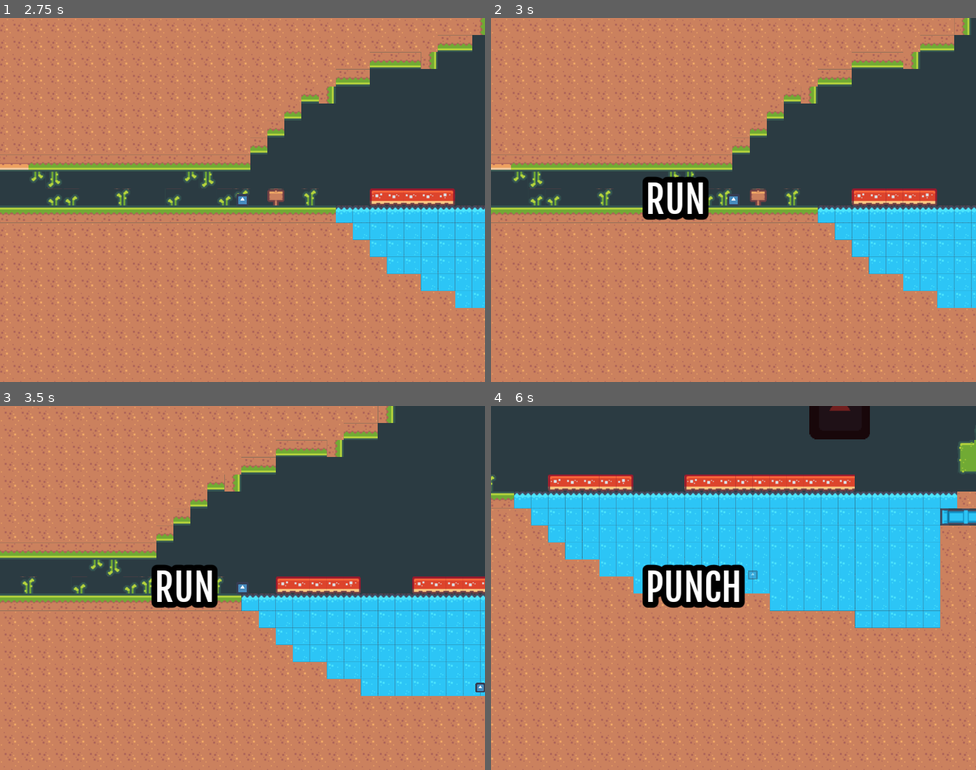
Above: before the commit, frames 1-4 (two rows, left to right).
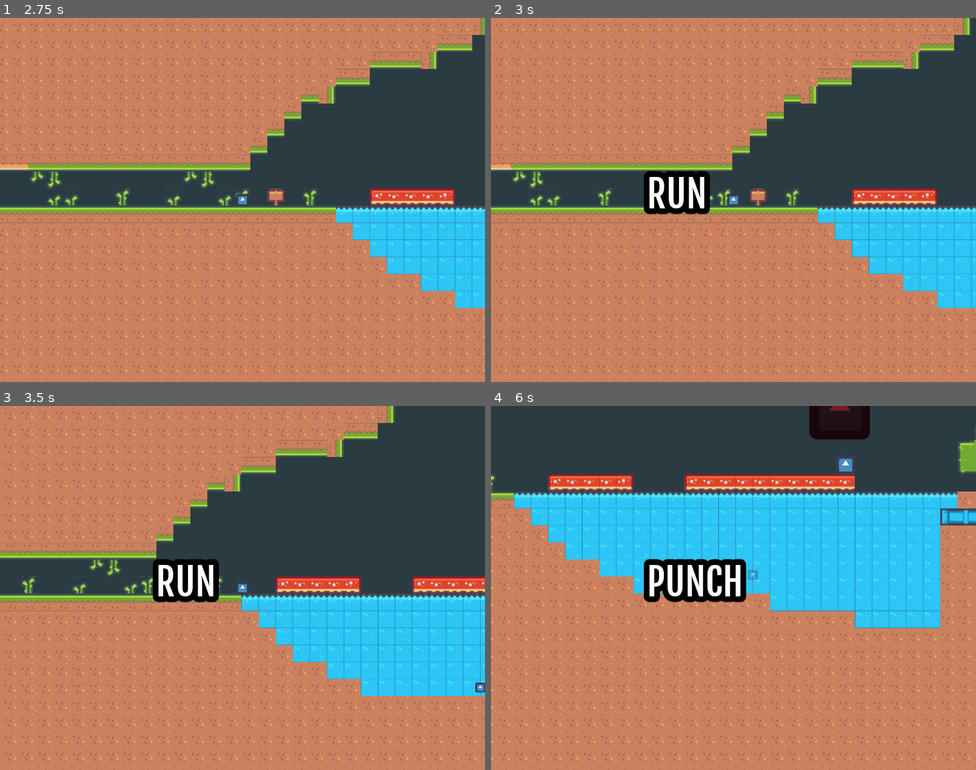
Above: after the commit, the same moments.

Repository: parkernalch/metroidvania-month-19
Game: Godot game, scene res://Gameplay/Stages/TestStage/TestStage.tscn
Same seed, same stepped clock (60 frames per second), same inputs: the game is played once before the commit and once after it. The engine's default icon, where the game draws it, is replaced by a stand-in: a white triangle on a blue panel in a dark square.
Inputs:
- Up to frame 1 (2.75 s): tap Enter at 0.5 s; hold Space (jump) 0.53-1.28 s; hold D (move_right) 0.53-2.03 s; tap Down (crouch) at 1.35 s; tap Space (jump) at 1.52, 1.55, 1.82, 2.3 s; hold Left (move_left) from 2.03 s (still down); hold Shift (dash) from 2.03 s (still down)
- Up to frame 2 (3 s): release Left (move_left) at 2.78 s; release Shift (dash) at 2.78 s; hold D (move_right) from 2.78 s (still down); tap 1 at 2.85 s
- Up to frame 3 (3.5 s): keep holding D (move_right); tap Space (jump) at 3.02, 3.05, 3.32 s
- Up to frame 4 (6 s): hold Space (jump) 3.53-4.28 s; tap 2 at 3.6 s; release D (move_right) at 4.28 s; hold Left (move_left) 4.28-5.03 s; tap 3 at 4.35 s; tap Space (jump) at 4.52, 4.55, 4.82 s; hold D (move_right) 5.03-5.78 s; hold Space (jump) 5.03-5.78 s; tap 4 at 5.1 s; hold Left (move_left) from 5.78 s (still down); tap 5 at 5.85 s

Frame 1 is identical in both runs. In frame 2, 1.2% of the frame differs, in the area x 31-46%, y 42-56%; in frame 3, 1.2%; in frame 4, 1.9%, in the area x 31-75%, y 14-56%.

Commit message:
added basic charger enemy

Diff:
--- a/Gameplay/Enemy/BaseEnemy/base_enemy.gd
+++ b/Gameplay/Enemy/BaseEnemy/base_enemy.gd
@@ -1,8 +1,18 @@
-extends Node2D
+extends KinematicBody2D
 class_name BaseEnemy
 
 var max_health: int
 var current_health: int
+
+var velocity = Vector2.ZERO
+
+enum ENEMY_TYPE {
+	CHARGER,
+	JUMPER,
+	SHOOTER
+}
+
+export(ENEMY_TYPE) var type = ENEMY_TYPE.CHARGER
 
 var animation_player: AnimationPlayer
 
@@ -29,7 +39,8 @@
 	pass
 
 func _physics_process(delta):
-	pass
+	velocity = move_and_slide_with_snap(velocity.limit_length(325), Vector2.UP, Vector2.UP)
+
 
 func attack() -> void:
 	pass
--- a/Gameplay/Stages/TestStage/TestStage.tscn
+++ b/Gameplay/Stages/TestStage/TestStage.tscn
@@ -29,9 +29,18 @@
 layer = 10
 
 [node name="PowerNotification" parent="TestStage/StatefulPlayer/CanvasLayer" instance=ExtResource( 7 )]
+margin_left = 3.0
+margin_top = -12.0
+margin_right = 3.0
+margin_bottom = -12.0
 
 [node name="BaseEnemy" parent="TestStage" groups=["Persist"] instance=ExtResource( 4 )]
-position = Vector2( 873, 513 )
+position = Vector2( 494, 603 )
+collision_layer = 4
+collision_mask = 3
+__meta__ = {
+"_edit_group_": true
+}
 
 [node name="Label" parent="TestStage/BaseEnemy/StateMachine" index="3"]
 margin_left = 855.0
--- a/StateMachine/EnemyStates/alert.gd
+++ b/StateMachine/EnemyStates/alert.gd
@@ -5,21 +5,15 @@
 var interest_timer: Timer
 
 func enter(_msg := {}) -> void:
-	disinterest_timer = Timer.new()
-	disinterest_timer.wait_time = 3
-	disinterest_timer.one_shot = true
-	add_child(disinterest_timer)
-	disinterest_timer.connect("timeout", self, "_on_disinterestTimer_timeout")
-
-	interest_timer = Timer.new()
-	interest_timer.wait_time = 1
-	disinterest_timer.one_shot = true
-	add_child(interest_timer)
-	interest_timer.connect("timeout", self, "_on_interestTimer_timeout")
-	interest_timer.start()
+	print("alert")
+	disinterest_timer = Global.add_timer(disinterest_timer, 3, self, "_on_disinterestTimer_timeout", false)
+	interest_timer = Global.add_timer(interest_timer, 1, self, "_on_interestTimer_timeout")
 
 func physics_update(delta: float) -> void:
 	var sq_distance_to_player = player.global_position.distance_squared_to(enemy.global_position)
+
+	if sq_distance_to_player < Global.detection_distance:
+		owner.velocity.x = (enemy.global_position.direction_to(player.global_position) * enemy_speed[owner.type]).x / 2
 
 	if interest_timer.is_stopped() and sq_distance_to_player < Global.detection_distance:
 		interest_timer.start()
--- a/StateMachine/EnemyStates/attack.gd
+++ b/StateMachine/EnemyStates/attack.gd
@@ -2,6 +2,44 @@
 
 var state_machine: StateMachine
 
+var windup_timer : Timer
+var attack_timer : Timer
+
+var attacking = false
+
 func enter(_msg := {}) -> void:
-	yield(get_tree().create_timer(0.5), "timeout")
+	print("attack")
+	attacking = false
+	owner.velocity = Vector2.ZERO
+	windup_timer = Global.add_timer(windup_timer, windup_time[owner.type], self, "_on_windup_timeout")
+	if owner.type == 0:
+		attack_timer = Global.add_timer(attack_timer, 3, self, "_attack_done")
+
+func _physics_process(delta):
+	if attacking:
+		match owner.type:
+			0: handle_charger_attack()
+			1: handle_jumper_attack()
+			2: handle_shooter_attack()
+
+func handle_charger_attack():
+	owner.velocity.x = (enemy.global_position.direction_to(player.global_position) * enemy_speed[owner.type]).x * 2
+
+func handle_jumper_attack():
+	pass
+
+func handle_shooter_attack():
+	pass
+
+func _on_windup_timeout():
+	attacking = true
+
+func _attack_done():
+	attacking = false
 	state_machine.transition_to("Idle")
+
+func exit():
+	windup_timer.disconnect("timeout", self, "_on_windup_timeout")
+	if attack_timer:
+		attack_timer.disconnect("timeout", self, "_attack_done")
+	pass
--- a/StateMachine/EnemyStates/enemy_state.gd
+++ b/StateMachine/EnemyStates/enemy_state.gd
@@ -3,6 +3,11 @@
 
 var enemy: BaseEnemy
 var player: Node2D
+
+# attack range / speed for enemies (0: charger) (1: jumper) (2: shooter)
+var attack_range = [100, 150, 300]
+var enemy_speed = [80, 60, 30]
+var windup_time = [1, 2, 3]
 
 func _ready() -> void:
 	yield(owner, "ready")
--- a/StateMachine/EnemyStates/idle.gd
+++ b/StateMachine/EnemyStates/idle.gd
@@ -5,12 +5,15 @@
 var time_remaining
 
 func enter(_msg := {}) -> void:
+	print("idle")
 	time_remaining = delay
 
 func physics_update(delta: float) -> void:
+	owner.velocity = Vector2.ZERO
 	time_remaining -= delta
 	if time_remaining > 0:
 		return
 	if player.global_position.distance_squared_to(enemy.global_position) < Global.detection_distance:
 		state_machine.transition_to("Alert")
+
 	pass
--- a/project.godot
+++ b/project.godot
@@ -9,7 +9,7 @@
 config_version=4
 
 _global_script_classes=[ {
-"base": "Node2D",
+"base": "KinematicBody2D",
 "class": "BaseEnemy",
 "language": "GDScript",
 "path": "res://Gameplay/Enemy/BaseEnemy/base_enemy.gd"
@@ -139,6 +139,10 @@
 2d_physics/layer_4="enemy"
 2d_physics/layer_5="hazard"
 
+[mono]
+
+project/assembly_name="Metroidvania Month 19"
+
 [physics]
 
 common/enable_pause_aware_picking=true
--- a/singletons/global.gd
+++ b/singletons/global.gd
@@ -11,3 +11,13 @@
 	SHRINK = 1 << 5,
 	WALLJUMP = 1 << 6
 }
+
+func add_timer(timer, wait_time, parent, connected_func, start=true, one_shot=true):
+	timer = Timer.new()
+	timer.wait_time = wait_time
+	timer.one_shot = one_shot
+	parent.add_child(timer)
+	timer.connect("timeout", parent, connected_func)
+	if start:
+		timer.start()
+	return timer
